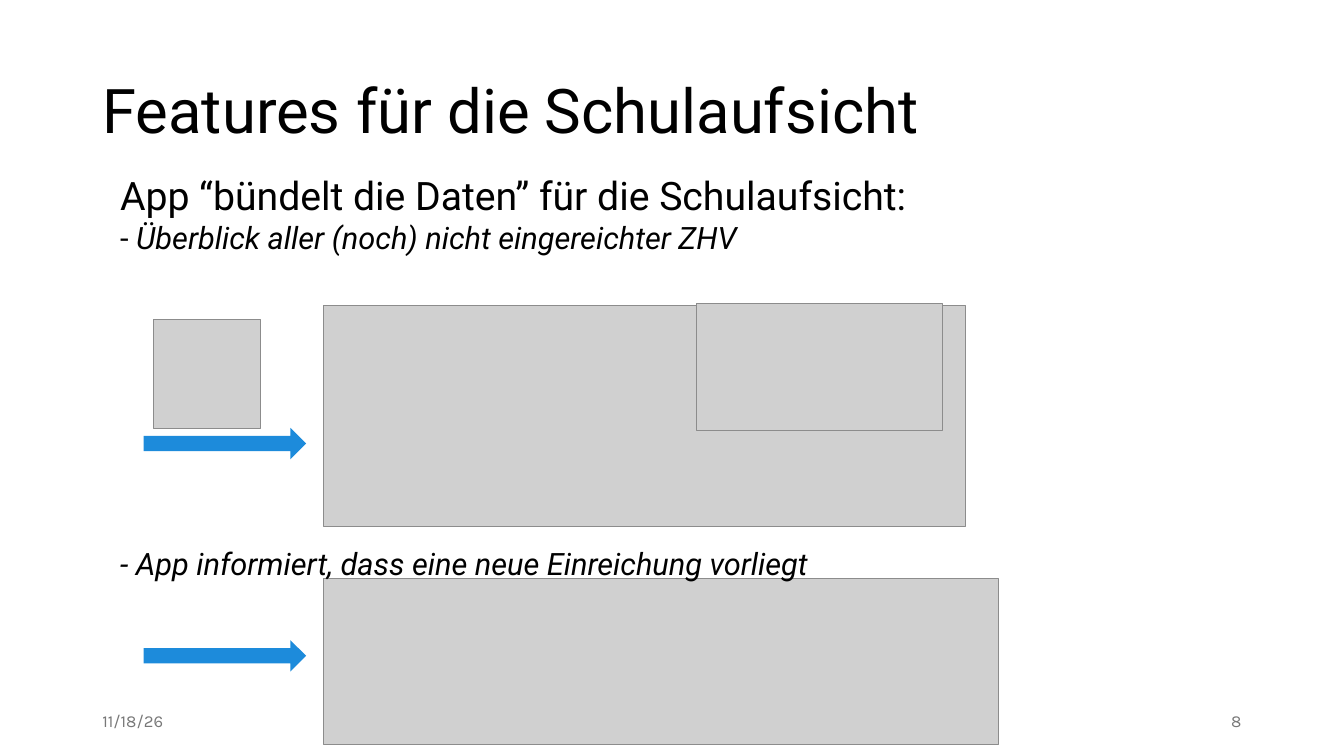
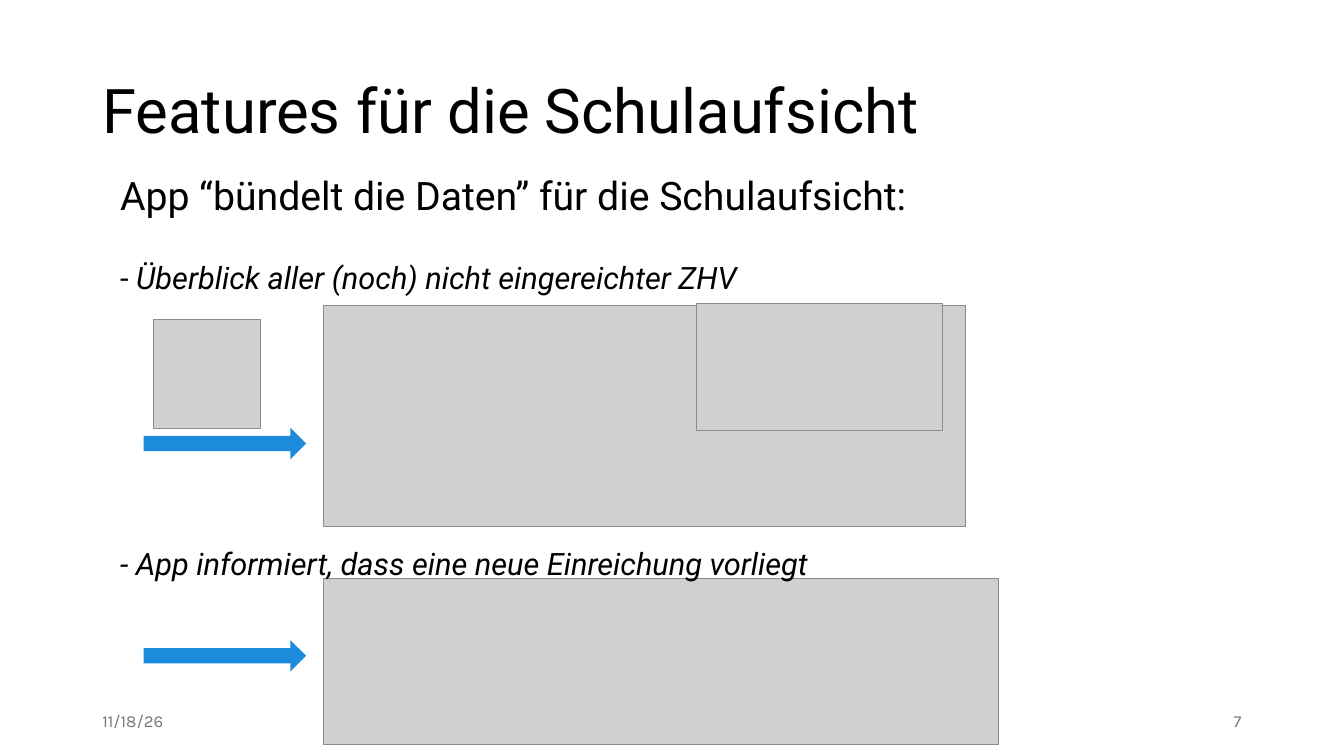
Before and after one commit to edgar-treischl/dash-zhv, a slide deck: slide 7 of docs/zhv_intro.pptx (slide 8 before the commit). Drawn at 1344x756 pixels with LibreOffice and Linux fonts; fonts in the diff are those of the drawing; grey boxes stand for pictures. Boxes give left, top, right and bottom in pixels: in the first picture for what was removed or moved away, otherwise in the second. Text is boxed around its words. In the diff, an @@ line names an element or a change of style, - is before the commit and + after.

```diff
--- a/docs/zhv_intro.pptx
+++ b/docs/zhv_intro.pptx
@@ text "App “bündelt die Daten” für ..." rewrapped from bbox=[120, 180, 906, 256] to bbox=[120, 180, 906, 296] @@
@@ page number at bbox=[1234, 716, 1242, 727]: text changed @@
-8
+7
```
Also in this commit, not shown: 7 other slides changed, 1 slide removed.
